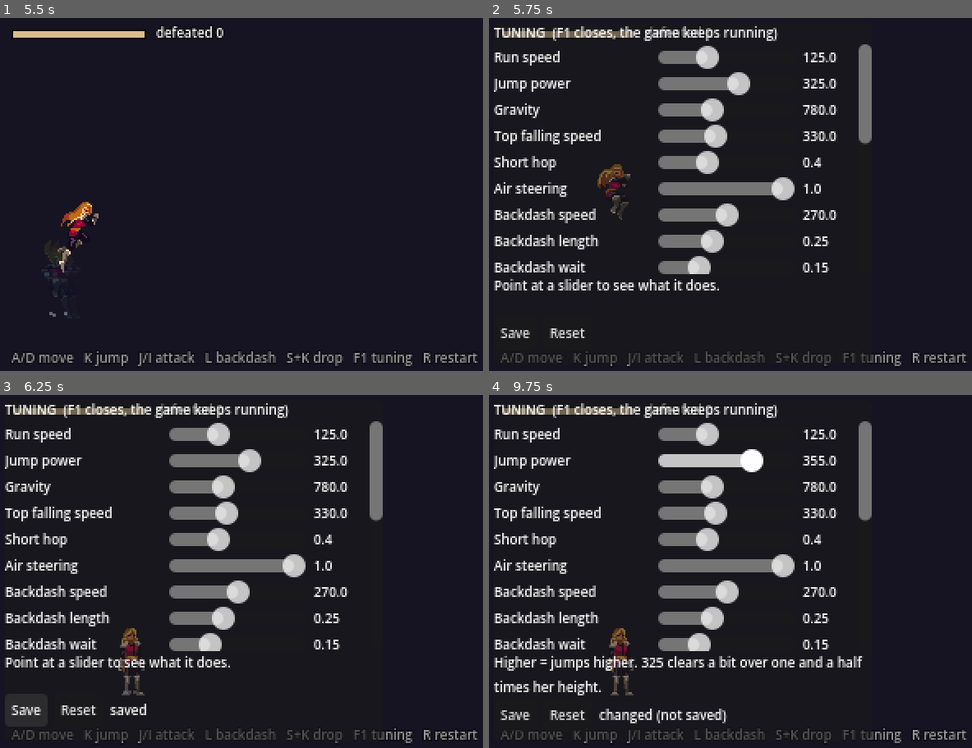
Above: before the commit, frames 1-4 (two rows, left to right).
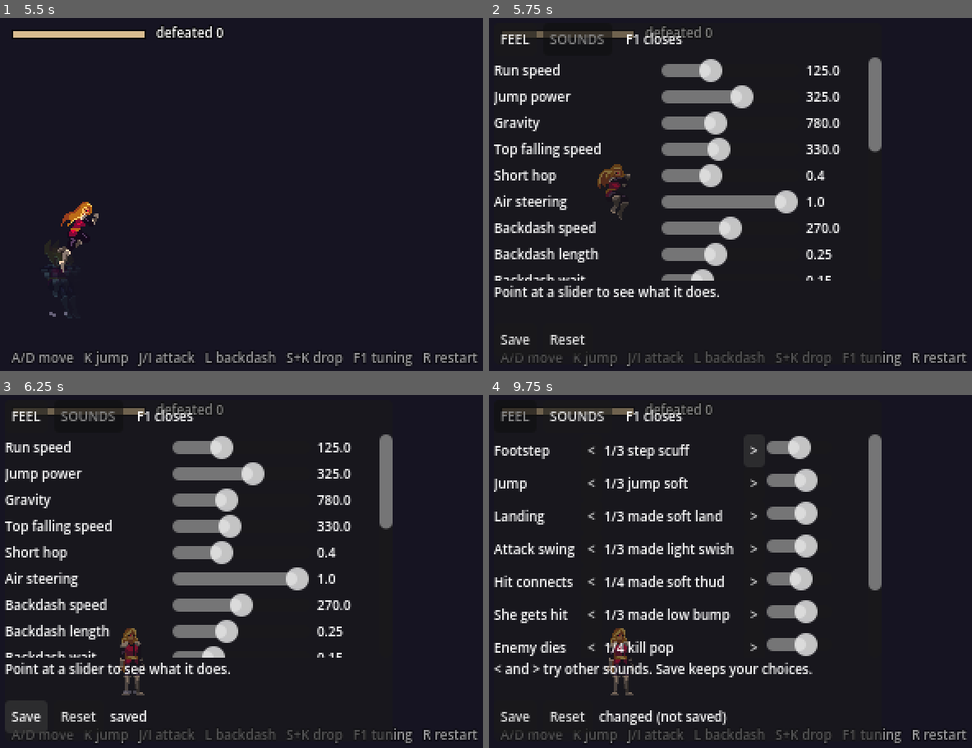
Above: after the commit, the same moments.

Repository: ferasalm/new-vania
Game: Godot game, scene res://main.tscn
The game is run twice, just before and just after one commit, with the same random seed, the same clock (stepped at 60 frames per second) and the same inputs.
Inputs (mouse positions are in pixels of both pictures, inside the frame that each line leads up to):
- Up to frame 1 (5.5 s): tap Enter at 0.5 s; move the mouse to (454, 176) at 0.52 s; hold D (right) 0.53-1.25 s; tap J (attack) at 0.6, 2.1 s; click (454, 176) at 0.67 s; tap K (jump) at 0.77, 0.8, 1.07, 2.3, 3.77, 3.8, 4.07, 5.3 s; drag from (188, 212) to (280, 265) at 1.27 s; move the mouse to (376, 116) at 2.02 s; hold A (left) 2.03-2.75 s; click (376, 116) at 2.17 s; drag from (280, 265) to (125, 141) at 2.77 s; tap R (restart) at 3.5, 4.15, 5 s; move the mouse to (outside the picture) at 3.52 s; hold D (right) 3.53-4.25 s; tap Space at 3.6 s; click (outside the picture) at 3.67 s; drag from (125, 141) to (217, 106) at 4.27 s; move the mouse to (342, 194) at 5.02 s; hold D (right) from 5.03 s (still down); tap Shift at 5.1 s; click (342, 194) at 5.17 s
- Up to frame 2 (5.75 s): keep holding D (right); tap F1 (tuning) at 5.65 s
- Up to frame 3 (6.25 s): release D (right) at 5.75 s; click "Save" at 5.75 s
- Up to frame 4 (9.75 s): click (513, 416) at 6.5 s, where only the run after the commit has a clickable "FEEL"; click "Reset" at 7.25 s; click (575, 416) at 8 s, where only the run after the commit has a clickable "SOUNDS"; click (590, 451) at 8.75 s, where only the run after the commit has a clickable "<"; click (754, 451) at 9.5 s, where only the run after the commit has a clickable ">"

Frame 1 is identical in both runs. In frame 2, 21% of the frame differs, in the area x 1-82%, y 2-98%; in frame 3, 21%; in frame 4, 21%.
Error in both runs: Cannot call method 'get_width' on a null value. (res://room.gd:119)

Commit message:
feat(proto): pick sounds by ear in the F1 panel (D-ORCH-24)
The user rejected the stage 1 sounds (backdash, loud hits, a male voice when
hurt, the music). Give every sound moment several options and a volume slider
on a new SOUNDS page of the tuning panel, saved to events.json. Defaults are
now soft generated whooshes and thuds; no hurt option is a voice.
Self-test: 19 checks pass.

Refs: production/playtests/VERDICTS.md

Co-Authored-By: Claude Fable 5.2 <noreply@anthropic.com>

Diff:
--- a/prototypes/feel-v3/assets/audio/events.json
+++ b/prototypes/feel-v3/assets/audio/events.json
@@ -1,19 +1,132 @@
 {
   "sfx": {
-    "footstep": { "file": "sfx/footstep.wav", "volume_db": -10.0, "pitch_random": 0.08 },
-    "jump": { "file": "sfx/jump.ogg", "volume_db": -7.0, "pitch_random": 0.06 },
-    "land": { "file": "sfx/land.wav", "volume_db": -6.0, "pitch_random": 0.05 },
-    "swing": { "file": "sfx/swing.ogg", "volume_db": -6.0, "pitch_random": 0.07 },
-    "hit": { "file": "sfx/hit.wav", "volume_db": -4.0, "pitch_random": 0.06 },
-    "hurt": { "file": "sfx/hurt.ogg", "volume_db": -5.0, "pitch_random": 0.05 },
-    "enemy_die": { "file": "sfx/enemy_die.ogg", "volume_db": -4.0, "pitch_random": 0.05 },
-    "backdash": { "file": "sfx/backdash.ogg", "volume_db": -8.0, "pitch_random": 0.05 },
-    "door": { "file": "sfx/door.wav", "volume_db": -7.0, "pitch_random": 0.0 },
-    "ui_move": { "file": "sfx/ui_move.wav", "volume_db": -12.0, "pitch_random": 0.0 },
-    "ui_confirm": { "file": "sfx/ui_confirm.ogg", "volume_db": -10.0, "pitch_random": 0.0 }
+    "footstep": {
+      "file": "sfx/footstep/step_scuff.wav",
+      "volume_db": -12.0,
+      "pitch_random": 0.08,
+      "options": [
+        {"file": "sfx/footstep/step_scuff.wav", "gain_db": -12.0},
+        {"file": "sfx/footstep/soft_tap.wav", "gain_db": -2.6},
+        {"file": "sfx/footstep/boot_thunk.wav", "gain_db": -12.0}
+      ]
+    },
+    "jump": {
+      "file": "sfx/jump/jump_soft.ogg",
+      "volume_db": -6.0,
+      "pitch_random": 0.06,
+      "options": [
+        {"file": "sfx/jump/jump_soft.ogg", "gain_db": 0.9},
+        {"file": "sfx/jump/jump_short.wav", "gain_db": -10.4},
+        {"file": "sfx/jump/jump_riser.ogg", "gain_db": -10.0}
+      ]
+    },
+    "land": {
+      "file": "sfx/land/made_soft_land.wav",
+      "volume_db": -6.0,
+      "pitch_random": 0.05,
+      "options": [
+        {"file": "sfx/land/made_soft_land.wav", "gain_db": -2.6},
+        {"file": "sfx/land/land_thud.wav", "gain_db": -9.2},
+        {"file": "sfx/land/metal_land.wav", "gain_db": -12.0}
+      ]
+    },
+    "swing": {
+      "file": "sfx/swing/made_light_swish.wav",
+      "volume_db": -6.0,
+      "pitch_random": 0.07,
+      "options": [
+        {"file": "sfx/swing/made_light_swish.wav", "gain_db": -12.0},
+        {"file": "sfx/swing/attack_swish.ogg", "gain_db": -9.0},
+        {"file": "sfx/swing/made_low_swish.wav", "gain_db": -12.0}
+      ]
+    },
+    "hit": {
+      "file": "sfx/hit/made_soft_thud.wav",
+      "volume_db": -10.0,
+      "pitch_random": 0.06,
+      "options": [
+        {"file": "sfx/hit/made_soft_thud.wav", "gain_db": -6.5},
+        {"file": "sfx/hit/made_tick.wav", "gain_db": -2.2},
+        {"file": "sfx/hit/shock_hit.wav", "gain_db": -12.0},
+        {"file": "sfx/hit/bullet_tap.wav", "gain_db": -0.2}
+      ]
+    },
+    "hurt": {
+      "file": "sfx/hurt/made_low_bump.wav",
+      "volume_db": -6.0,
+      "pitch_random": 0.05,
+      "options": [
+        {"file": "sfx/hurt/made_low_bump.wav", "gain_db": -8.4},
+        {"file": "sfx/hurt/error_blip.wav", "gain_db": -12.0},
+        {"file": "sfx/hurt/shock_sting.wav", "gain_db": -12.0}
+      ]
+    },
+    "enemy_die": {
+      "file": "sfx/enemy_die/kill_pop.ogg",
+      "volume_db": -6.0,
+      "pitch_random": 0.05,
+      "options": [
+        {"file": "sfx/enemy_die/kill_pop.ogg", "gain_db": -10.0},
+        {"file": "sfx/enemy_die/enemy_die_zap.wav", "gain_db": -12.0},
+        {"file": "sfx/enemy_die/explosion_small.wav", "gain_db": -12.0},
+        {"file": "sfx/enemy_die/explosion_tiny.wav", "gain_db": -7.8}
+      ]
+    },
+    "backdash": {
+      "file": "sfx/backdash/made_soft_whoosh.wav",
+      "volume_db": -6.0,
+      "pitch_random": 0.05,
+      "options": [
+        {"file": "sfx/backdash/made_soft_whoosh.wav", "gain_db": -12.0},
+        {"file": "sfx/backdash/made_quick_air.wav", "gain_db": -12.0},
+        {"file": "sfx/backdash/rise_sweep.ogg", "gain_db": -10.0}
+      ]
+    },
+    "door": {
+      "file": "sfx/door/door_creak.wav",
+      "volume_db": -6.0,
+      "pitch_random": 0.0,
+      "options": [
+        {"file": "sfx/door/door_creak.wav", "gain_db": -2.7},
+        {"file": "sfx/door/terminal_clank.wav", "gain_db": -12.0},
+        {"file": "sfx/door/switch_latch.wav", "gain_db": -12.0}
+      ]
+    },
+    "ui_move": {
+      "file": "sfx/ui_move.wav",
+      "volume_db": -6.0,
+      "pitch_random": 0.0,
+      "options": [
+        {"file": "sfx/ui_move.wav", "gain_db": -8.1}
+      ]
+    },
+    "ui_confirm": {
+      "file": "sfx/ui_confirm.ogg",
+      "volume_db": -6.0,
+      "pitch_random": 0.0,
+      "options": [
+        {"file": "sfx/ui_confirm.ogg", "gain_db": -12.0}
+      ]
+    }
   },
   "music": {
-    "music_room": { "file": "music/room.ogg", "volume_db": -12.0 },
-    "music_boss": { "file": "music/boss.ogg", "volume_db": -12.0 }
+    "music_room": {
+      "file": "music/cavern_loop.ogg",
+      "volume_db": -8.0,
+      "options": [
+        {"file": "music/cavern_loop.ogg", "gain_db": -12.0},
+        {"file": "music/room.ogg", "gain_db": -12.0},
+        {"file": "music/cyberpunk_city_2.ogg", "gain_db": -12.0},
+        {"file": "music/boss_battle_room.ogg", "gain_db": -12.0},
+        {"file": "music/magic_cliffs.ogg", "gain_db": -12.0}
+      ]
+    },
+    "music_boss": {
+      "file": "music/boss.ogg",
+      "volume_db": -8.0,
+      "options": [
+        {"file": "music/boss.ogg", "gain_db": -12.0}
+      ]
+    }
   }
 }
--- a/prototypes/feel-v3/audio.gd
+++ b/prototypes/feel-v3/audio.gd
@@ -1,11 +1,16 @@
 # PROTOTYPE - NOT FOR PRODUCTION
-# Autoload "Sfx". Reads assets/audio/events.json (event name -> file) and plays it.
+# Autoload "Sfx". Reads assets/audio/events.json and plays sounds and music.
+# Each event has several options; the F1 panel switches between them by ear and
+# saves the choice (the "file" field) and the volume back to events.json.
 extends Node
 
 const BASE := "res://assets/audio/"
+const LABELS := {"footstep": "Footstep", "jump": "Jump", "land": "Landing", "swing": "Attack swing",
+	"hit": "Hit connects", "hurt": "She gets hit", "enemy_die": "Enemy dies", "backdash": "Backdash",
+	"door": "Door", "music_room": "Music"}
 
-var sfx := {}      # name -> {stream, volume_db, pitch_random}
-var music := {}    # name -> {stream, volume_db}
+var raw := {}      # events.json as loaded
+var ev := {}       # name -> {group, options: [{file, gain_db, stream}], index, volume_db, pitch_random}
 var missing: Array = []
 var _pool: Array = []
 var _next := 0
@@ -25,23 +30,27 @@
 	if typeof(parsed) != TYPE_DICTIONARY:
 		push_warning("assets/audio/events.json not found: the prototype runs silent")
 		return
-	for name in parsed.get("sfx", {}):
-		var e: Dictionary = parsed["sfx"][name]
-		var st := _load(String(e["file"]))
-		if st == null:
-			missing.append(name)
-			continue
-		sfx[name] = {"stream": st, "volume_db": float(e.get("volume_db", -8.0)),
-			"pitch_random": float(e.get("pitch_random", 0.0))}
-	for name in parsed.get("music", {}):
-		var e: Dictionary = parsed["music"][name]
-		var st := _load(String(e["file"]))
-		if st == null:
-			missing.append(name)
-			continue
-		if st is AudioStreamOggVorbis:
-			st.loop = true
-		music[name] = {"stream": st, "volume_db": float(e.get("volume_db", -12.0))}
+	raw = parsed
+	for group in ["sfx", "music"]:
+		for name in raw.get(group, {}):
+			var e: Dictionary = raw[group][name]
+			var opts: Array = e.get("options", [{"file": e["file"], "gain_db": 0.0}])
+			var loaded: Array = []
+			var index := 0
+			for o in opts:
+				var st := _load(String(o["file"]))
+				if st == null:
+					continue
+				if group == "music" and st is AudioStreamOggVorbis:
+					st.loop = true
+				if String(o["file"]) == String(e["file"]):
+					index = loaded.size()
+				loaded.append({"file": String(o["file"]), "gain_db": float(o.get("gain_db", 0.0)), "stream": st})
+			if loaded.is_empty():
+				missing.append(name)
+				continue
+			ev[name] = {"group": group, "options": loaded, "index": index,
+				"volume_db": float(e.get("volume_db", -8.0)), "pitch_random": float(e.get("pitch_random", 0.0))}
 
 
 func _load(rel: String) -> AudioStream:
@@ -55,22 +64,82 @@
 	return null
 
 
+func count(group: String) -> int:
+	var n := 0
+	for name in ev:
+		if ev[name]["group"] == group:
+			n += 1
+	return n
+
+
 func play(name: String, pitch: float = 1.0) -> void:
-	if not sfx.has(name):
+	if not ev.has(name) or ev[name]["group"] != "sfx":
 		return
-	var e: Dictionary = sfx[name]
+	var e: Dictionary = ev[name]
+	var o: Dictionary = e["options"][e["index"]]
 	var p: AudioStreamPlayer = _pool[_next]
 	_next = (_next + 1) % _pool.size()
-	p.stream = e["stream"]
-	p.volume_db = e["volume_db"]
+	p.stream = o["stream"]
+	p.volume_db = float(e["volume_db"]) + float(o["gain_db"])
 	p.pitch_scale = pitch * (1.0 + randf_range(-1.0, 1.0) * float(e["pitch_random"]))
 	p.play()
 
 
-func play_music(name: String) -> void:
-	if name == _music_name or not music.has(name):
+func play_music(name: String, restart: bool = false) -> void:
+	if not ev.has(name) or (name == _music_name and not restart):
 		return
 	_music_name = name
-	_music.stream = music[name]["stream"]
-	_music.volume_db = music[name]["volume_db"]
+	var e: Dictionary = ev[name]
+	var o: Dictionary = e["options"][e["index"]]
+	_music.stream = o["stream"]
+	_music.volume_db = float(e["volume_db"]) + float(o["gain_db"])
 	_music.play()
+
+
+# ---- used by the F1 panel ----
+
+func pickable() -> Array:
+	var out: Array = []
+	for name in LABELS:
+		if ev.has(name):
+			out.append(name)
+	return out
+
+
+func option_text(name: String) -> String:
+	var e: Dictionary = ev[name]
+	var file := String(e["options"][e["index"]]["file"]).get_file().get_basename().replace("_", " ")
+	return "%d/%d %s" % [int(e["index"]) + 1, e["options"].size(), file]
+
+
+func cycle(name: String, step: int) -> void:
+	var e: Dictionary = ev[name]
+	e["index"] = posmod(int(e["index"]) + step, e["options"].size())
+	preview(name)
+
+
+func set_volume(name: String, db: float) -> void:
+	ev[name]["volume_db"] = db
+	if ev[name]["group"] == "music" and name == _music_name:
+		_music.volume_db = db + float(ev[name]["options"][ev[name]["index"]]["gain_db"])
+
+
+func preview(name: String) -> void:
+	if ev[name]["group"] == "music":
+		play_music(name, true)
+	else:
+		play(name)
+
+
+func save() -> bool:
+	for name in ev:
+		var e: Dictionary = ev[name]
+		var target: Dictionary = raw[e["group"]][name]
+		target["file"] = e["options"][e["index"]]["file"]
+		target["volume_db"] = e["volume_db"]
+	var f := FileAccess.open(ProjectSettings.globalize_path(BASE + "events.json"), FileAccess.WRITE)
+	if f == null:
+		return false
+	f.store_string(JSON.stringify(raw, "  ", false) + "\n")
+	f.close()
+	return true
--- a/prototypes/feel-v3/smoke.gd
+++ b/prototypes/feel-v3/smoke.gd
@@ -65,8 +65,13 @@
 	await _frames(40)
 	var p: CharacterBody2D = main.player
 	_check("stands on the floor", p.is_on_floor(), "y=%.0f" % p.global_position.y)
-	_check("sounds loaded", Sfx.missing.is_empty() and Sfx.sfx.size() >= 11 and Sfx.music.size() >= 2,
-		"sfx=%d music=%d missing=%s" % [Sfx.sfx.size(), Sfx.music.size(), str(Sfx.missing)])
+	_check("sounds loaded", Sfx.missing.is_empty() and Sfx.count("sfx") >= 11 and Sfx.count("music") >= 2,
+		"sfx=%d music=%d missing=%s" % [Sfx.count("sfx"), Sfx.count("music"), str(Sfx.missing)])
+	var few: Array = []
+	for n in ["hit", "hurt", "backdash", "swing", "music_room"]:
+		if not Sfx.ev.has(n) or Sfx.ev[n]["options"].size() < 2:
+			few.append(n)
+	_check("the disliked sounds have other options to pick", few.is_empty(), "too few: %s" % str(few))
 	await _shot("1_start")
 
 	var x0 := p.global_position.x
@@ -105,10 +110,11 @@
 		p.facing = 1
 		await _frames(4)
 		var hp0: float = hound.hp
+		var swing_frames := int(T.v("attack_time") * 60.0) + 4
 		await _tap("attack", 2)
 		await _frames(6)
 		await _shot("3_attack")
-		await _frames(14)
+		await _frames(swing_frames - 6)
 		var hit_once: bool = (not is_instance_valid(hound)) or hound.hp < hp0
 		_check("a swing hurts the hound", hit_once, "hp %.0f -> %s" % [hp0, str(hound.hp) if is_instance_valid(hound) else "dead"])
 		var swings := 1
@@ -116,7 +122,7 @@
 			p.global_position = hound.global_position + Vector2(-30, 0)
 			p.facing = 1
 			await _tap("attack" if swings % 2 == 0 else "attack2", 2)
-			await _frames(22)
+			await _frames(swing_frames)
 			swings += 1
 		_check("the hound dies in 3 swings", not is_instance_valid(hound) and swings == 3, "swings=%d kills=%d" % [swings, main.kills])
 
@@ -161,3 +167,10 @@
 	await _frames(20)
 	await _shot("5_room2")
 	_check("room 2 has enemies", main.enemies.size() >= 3, "count=%d" % main.enemies.size())
+	if shots:
+		main.panel._root.visible = true
+		await _frames(3)
+		await _shot("6_panel_feel")
+		main.panel._page(1)
+		await _frames(3)
+		await _shot("7_panel_sounds")
--- a/prototypes/feel-v3/tuning_panel.gd
+++ b/prototypes/feel-v3/tuning_panel.gd
@@ -1,10 +1,15 @@
 # PROTOTYPE - NOT FOR PRODUCTION
-# F1 opens this. Drag a slider and the game changes at once, so the feel can be
-# set by playing. "Save" writes tuning.json; "Reset" goes back to the saved values.
+# F1 opens this. Two pages:
+#   FEEL   - a slider per feel number; the game changes at once.
+#   SOUNDS - pick each sound and the music by ear (previous / next) and set its volume.
+# "Save" writes tuning.json and assets/audio/events.json; "Reset" undoes unsaved feel changes.
 extends CanvasLayer
 
 var _root: PanelContainer
 var _rows := {}     # key -> [slider, value label]
+var _picks := {}    # sound name -> option label
+var _pages: Array = []
+var _tabs: Array = []
 var _help: Label
 var _status: Label
 
@@ -13,43 +18,24 @@
 	layer = 20
 	_root = PanelContainer.new()
 	_root.position = Vector2(4, 4)
-	_root.size = Vector2(230, 208)
+	_root.size = Vector2(236, 208)
 	_root.self_modulate = Color(1, 1, 1, 0.92)
 	add_child(_root)
 	var col := VBoxContainer.new()
 	col.add_theme_constant_override("separation", 1)
 	_root.add_child(col)
-	col.add_child(_text("TUNING  (F1 closes, the game keeps running)"))
-	var scroll := ScrollContainer.new()
-	scroll.custom_minimum_size = Vector2(222, 140)
-	col.add_child(scroll)
-	var list := VBoxContainer.new()
-	list.add_theme_constant_override("separation", 0)
-	list.size_flags_horizontal = Control.SIZE_EXPAND_FILL
-	scroll.add_child(list)
-	for key in T.data:
-		var d: Dictionary = T.data[key]
-		var row := HBoxContainer.new()
-		var name := _text(String(d["label"]))
-		name.custom_minimum_size = Vector2(96, 0)
-		row.add_child(name)
-		var s := HSlider.new()
-		s.min_value = float(d["min"])
-		s.max_value = float(d["max"])
-		s.step = float(d["step"])
-		s.value = float(d["value"])
-		s.custom_minimum_size = Vector2(84, 10)
-		s.focus_mode = Control.FOCUS_NONE
-		row.add_child(s)
-		var val := _text(_fmt(float(d["value"])))
-		row.add_child(val)
-		list.add_child(row)
-		_rows[key] = [s, val]
-		s.value_changed.connect(_changed.bind(key))
-		s.mouse_entered.connect(_hover.bind(key))
+	var top := HBoxContainer.new()
+	col.add_child(top)
+	_tabs = [_button("FEEL", _page.bind(0)), _button("SOUNDS", _page.bind(1))]
+	top.add_child(_tabs[0])
+	top.add_child(_tabs[1])
+	top.add_child(_text("  F1 closes"))
+	_pages = [_feel_page(), _sound_page()]
+	col.add_child(_pages[0])
+	col.add_child(_pages[1])
 	_help = _text("Point at a slider to see what it does.")
 	_help.autowrap_mode = TextServer.AUTOWRAP_WORD_SMART
-	_help.custom_minimum_size = Vector2(220, 24)
+	_help.custom_minimum_size = Vector2(226, 24)
 	col.add_child(_help)
 	var buttons := HBoxContainer.new()
 	col.add_child(buttons)
@@ -57,7 +43,71 @@
 	buttons.add_child(_button("Reset", _reset))
 	_status = _text("")
 	buttons.add_child(_status)
+	_page(0)
 	_root.visible = false
+
+
+func _scroll() -> Array:
+	var scroll := ScrollContainer.new()
+	scroll.custom_minimum_size = Vector2(228, 136)
+	var list := VBoxContainer.new()
+	list.add_theme_constant_override("separation", 0)
+	list.size_flags_horizontal = Control.SIZE_EXPAND_FILL
+	scroll.add_child(list)
+	return [scroll, list]
+
+
+func _feel_page() -> Control:
+	var made := _scroll()
+	for key in T.data:
+		var d: Dictionary = T.data[key]
+		var row := HBoxContainer.new()
+		var name := _text(String(d["label"]))
+		name.custom_minimum_size = Vector2(98, 0)
+		row.add_child(name)
+		var s := _slider(float(d["min"]), float(d["max"]), float(d["step"]), float(d["value"]), 84)
+		row.add_child(s)
+		var val := _text(_fmt(float(d["value"])))
+		row.add_child(val)
+		made[1].add_child(row)
+		_rows[key] = [s, val]
+		s.value_changed.connect(_changed.bind(key))
+		s.mouse_entered.connect(_hover.bind(String(d["help"])))
+	return made[0]
+
+
+func _sound_page() -> Control:
+	var made := _scroll()
+	for name in Sfx.pickable():
+		var row := HBoxContainer.new()
+		row.add_theme_constant_override("separation", 1)
+		var label := _text(String(Sfx.LABELS[name]))
+		label.custom_minimum_size = Vector2(52, 0)
+		row.add_child(label)
+		row.add_child(_button("<", _pick.bind(name, -1)))
+		var opt := _text(Sfx.option_text(name))
+		opt.custom_minimum_size = Vector2(84, 0)
+		opt.clip_text = true
+		row.add_child(opt)
+		row.add_child(_button(">", _pick.bind(name, 1)))
+		var s := _slider(-30.0, 6.0, 1.0, float(Sfx.ev[name]["volume_db"]), 40)
+		row.add_child(s)
+		s.value_changed.connect(_volume.bind(name))
+		s.mouse_entered.connect(_hover.bind("< and > try the other sounds for this moment. The slider is its loudness."))
+		made[1].add_child(row)
+		_picks[name] = opt
+	return made[0]
+
+
+func _slider(lo: float, hi: float, step: float, value: float, width: float) -> HSlider:
+	var s := HSlider.new()
+	s.min_value = lo
+	s.max_value = hi
+	s.step = step
+	s.value = value
+	s.custom_minimum_size = Vector2(width, 10)
+	s.focus_mode = Control.FOCUS_NONE
+	return s
 
 
 func _text(t: String) -> Label:
@@ -85,18 +135,40 @@
 		_root.visible = not _root.visible
 
 
+func _page(i: int) -> void:
+	for n in _pages.size():
+		_pages[n].visible = n == i
+		_tabs[n].modulate = Color.WHITE if n == i else Color(0.6, 0.6, 0.6)
+	_help.text = "Point at a slider to see what it does." if i == 0 else "< and > try other sounds. Save keeps your choices."
+
+
 func _changed(value: float, key: String) -> void:
 	T.set_v(key, value)
 	_rows[key][1].text = _fmt(value)
 	_status.text = "changed (not saved)"
 
 
-func _hover(key: String) -> void:
-	_help.text = String(T.data[key]["help"])
+func _pick(name: String, step: int) -> void:
+	Sfx.cycle(name, step)
+	_picks[name].text = Sfx.option_text(name)
+	_status.text = "changed (not saved)"
+
+
+func _volume(value: float, name: String) -> void:
+	Sfx.set_volume(name, value)
+	if Sfx.ev[name]["group"] == "sfx":
+		Sfx.preview(name)
+	_status.text = "changed (not saved)"
+
+
+func _hover(text: String) -> void:
+	_help.text = text
 
 
 func _save() -> void:
-	_status.text = "saved" if T.save() else "could not save"
+	var ok := T.save()
+	ok = Sfx.save() and ok
+	_status.text = "saved" if ok else "could not save"
 
 
 func _reset() -> void:
@@ -104,4 +176,4 @@
 	for key in _rows:
 		_rows[key][0].set_value_no_signal(T.v(key))
 		_rows[key][1].text = _fmt(T.v(key))
-	_status.text = "reset"
+	_status.text = "feel values reset"
Not shown, changed: prototypes/feel-v3/assets/audio/SOURCES.md
Not shown, added: prototypes/feel-v3/assets/audio/music/boss_battle_room.ogg
Not shown, added: prototypes/feel-v3/assets/audio/music/cavern_loop.ogg
Not shown, added: prototypes/feel-v3/assets/audio/music/cyberpunk_city_2.ogg
Not shown, added: prototypes/feel-v3/assets/audio/music/magic_cliffs.ogg
Not shown, added: prototypes/feel-v3/assets/audio/sfx/backdash/made_quick_air.wav
Not shown, added: prototypes/feel-v3/assets/audio/sfx/backdash/made_soft_whoosh.wav
Not shown, added: prototypes/feel-v3/assets/audio/sfx/backdash/rise_sweep.ogg
Not shown, added: prototypes/feel-v3/assets/audio/sfx/door/door_creak.wav
Not shown, added: prototypes/feel-v3/assets/audio/sfx/door/switch_latch.wav
Not shown, added: prototypes/feel-v3/assets/audio/sfx/door/terminal_clank.wav
Not shown, added: prototypes/feel-v3/assets/audio/sfx/enemy_die/enemy_die_zap.wav
(and 23 more such lines)
